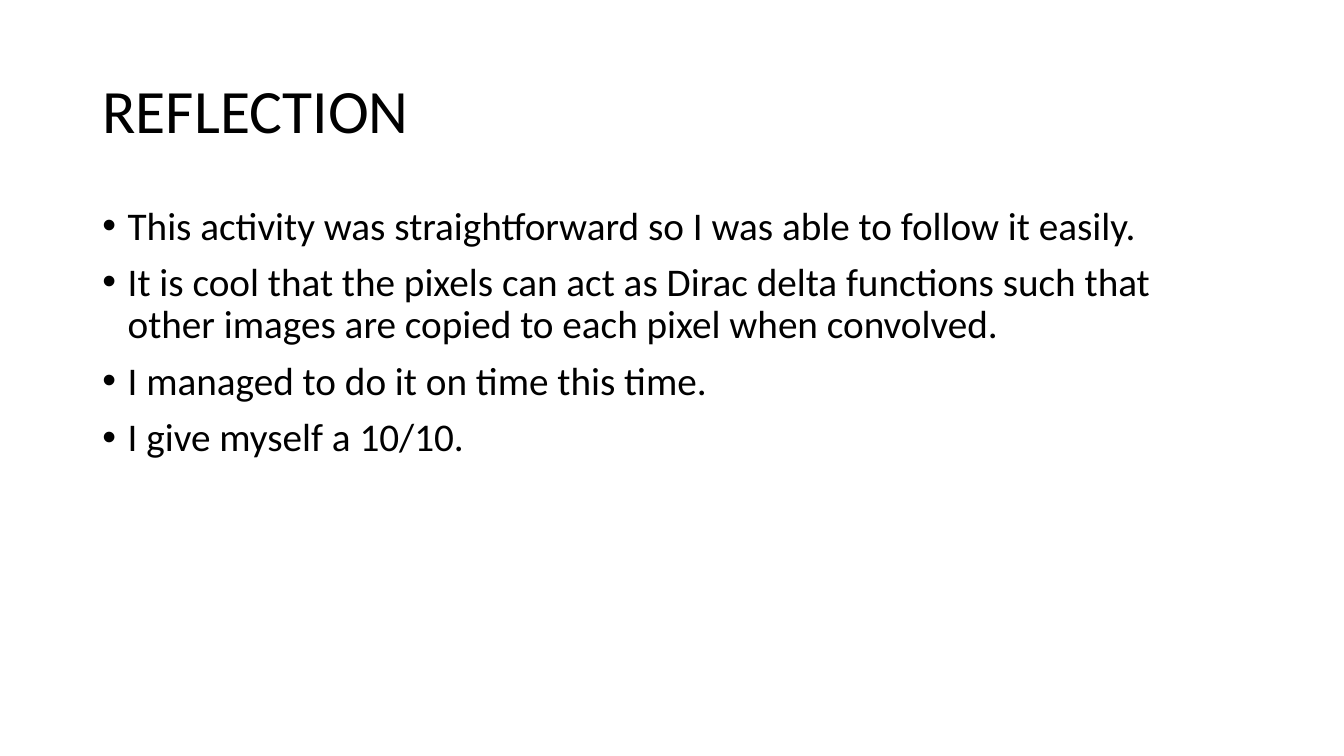
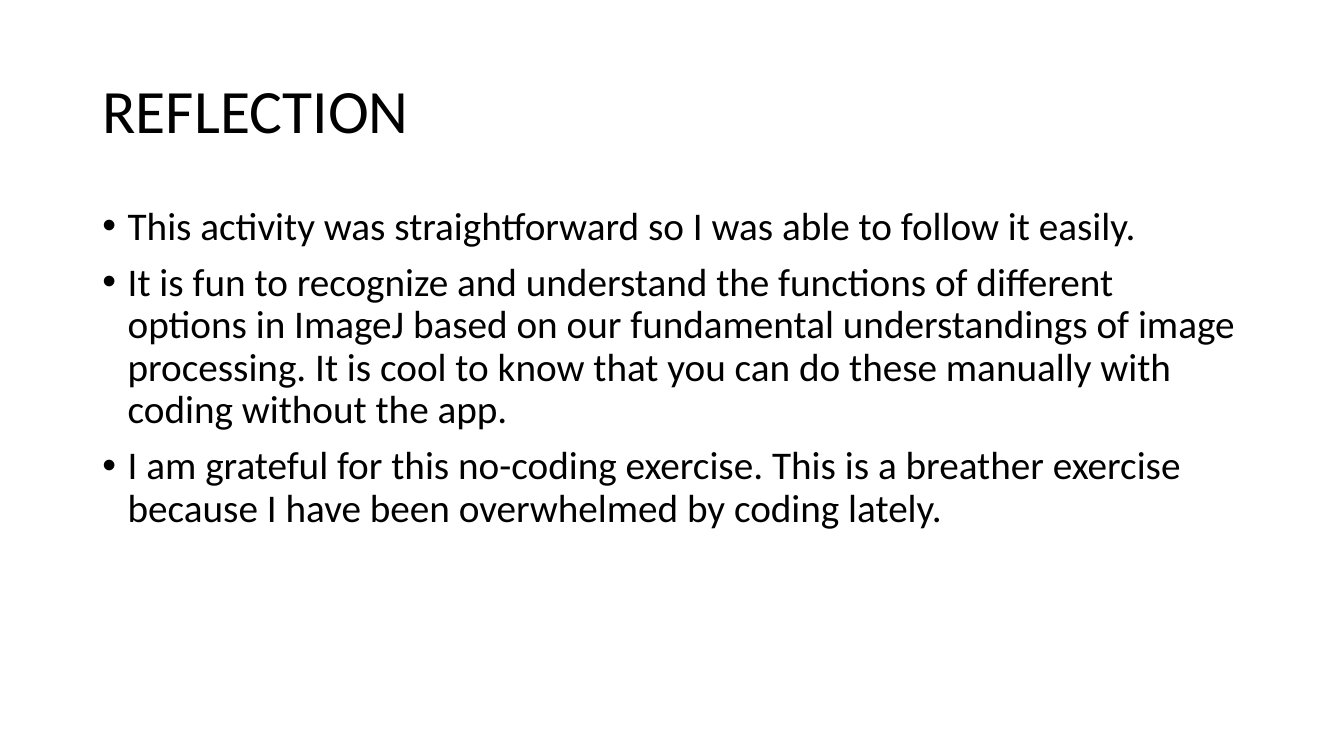
Before and after one commit to genvert/AP_157_FX-2_Vertudez, a slide deck: slide 8 of Activity 4/Vertudez_Activity_4_Report.pptx. Drawn at 1344x756 pixels with LibreOffice and Linux fonts; fonts in the diff are those of the drawing. Boxes give left, top, right and bottom in pixels: in the first picture for what was removed or moved away, otherwise in the second. Text is boxed around its words. In the diff, an @@ line names an element or a change of style, - is before the commit and + after.

```diff
--- a/Activity 4/Vertudez_Activity_4_Report.pptx
+++ b/Activity 4/Vertudez_Activity_4_Report.pptx
@@ text at bbox=[128, 268, 1235, 529]: text changed @@
-• It is cool that the pixels can act as Dirac delta functions such that other images are copied to each pixel when convolved.
-• I managed to do it on time this time.
-• I give myself a 10/10.
+• It is fun to recognize and understand the functions of different options in ImageJ based on our fundamental understandings of image processing. It is cool to know that you can do these manually with coding without the app.
+• I am grateful for this no-coding exercise. This is a breather exercise because I have been overwhelmed by coding lately.
```
Also in this commit, not shown: 5 other slides changed, 5 other files.
